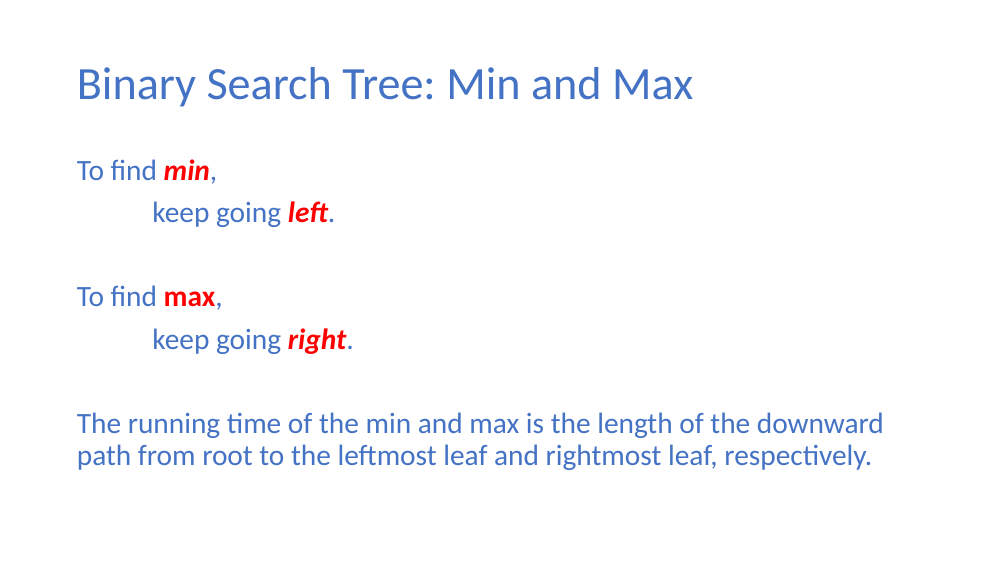
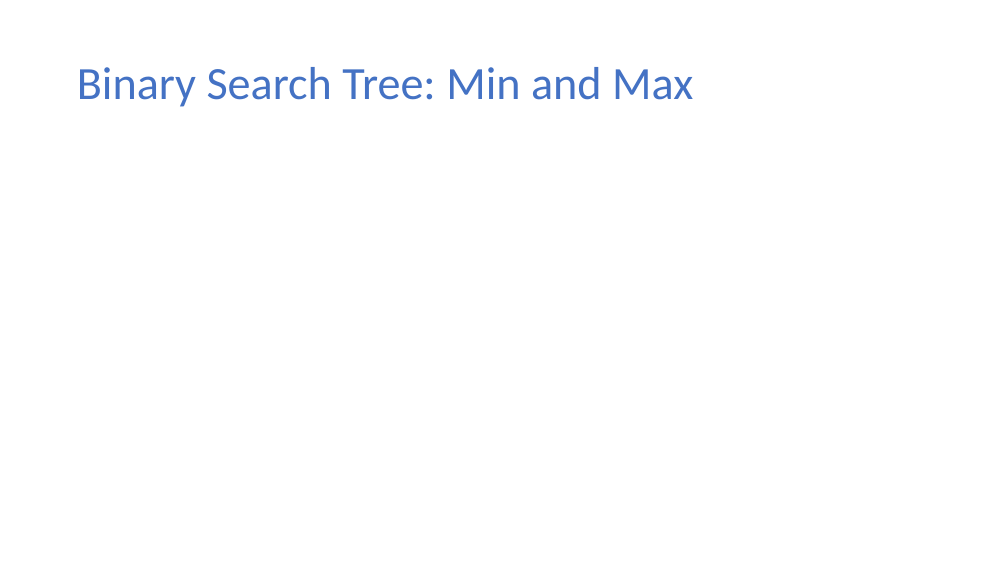
Before and after one commit to ekkapotc/EA, a slide deck: slide 6 of Lectures/Lecture 5.pptx. Drawn at 1008x567 pixels with LibreOffice and Linux fonts; fonts in the diff are those of the drawing; grey boxes stand for pictures. Boxes give left, top, right and bottom in pixels: in the first picture for what was removed or moved away, otherwise in the second. Text is boxed around its words. In the diff, an @@ line names an element or a change of style, - is before the commit and + after.

```diff
--- a/Lectures/Lecture 5.pptx
+++ b/Lectures/Lecture 5.pptx
@@ text removed at [77,159,884,470] @@
-To find min,
-keep going left.
-To find max,
-keep going right.
-The running time of the min and max is the length of the downward path from root to the leftmost leaf and rightmost leaf, respectively.
```
Also in this commit, not shown: 5 other slides changed, 1 slide added, 1 other file.
